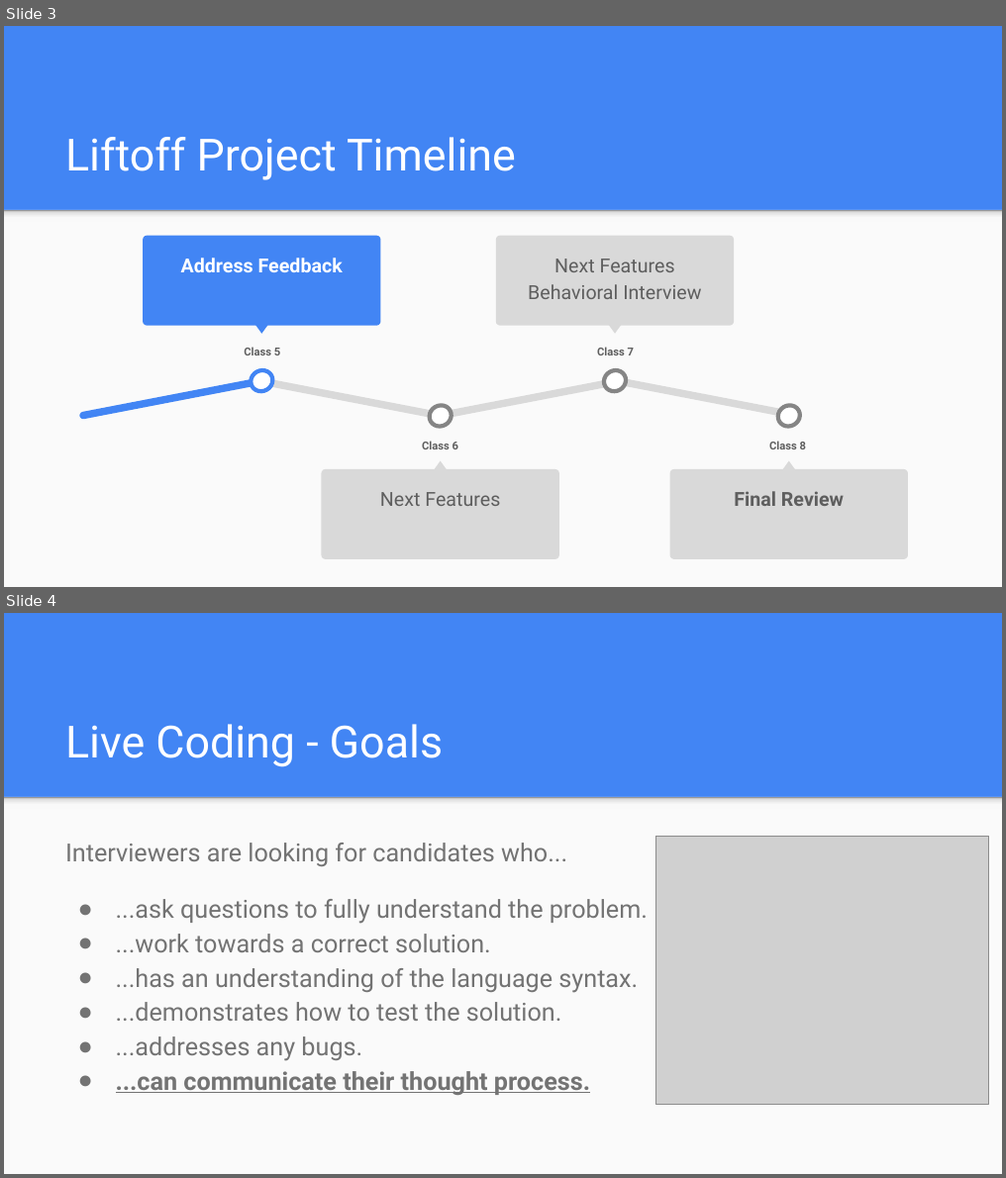
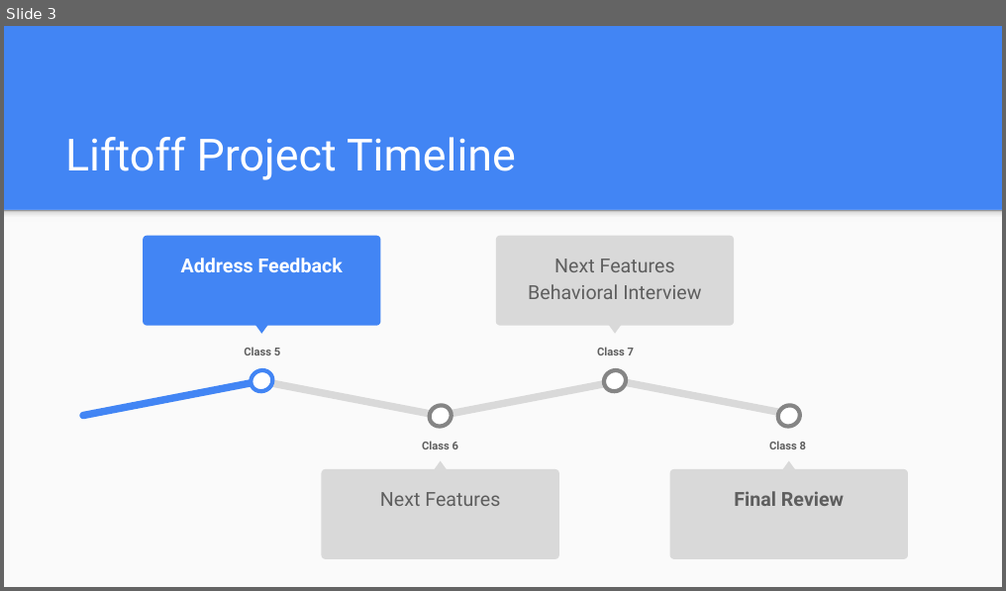
Before and after one commit to icon5585/liftoff-presentations, a slide deck: Class 5 Slides.pptx. Shown one above the other, each under a label of ours: slides 3 and 4 before the commit, slide 3 after it. The pictures are 1006x1178 and 1006x591 pixels, drawn with LibreOffice and Linux fonts; fonts in the diff are those of the drawing; grey boxes stand for pictures. Boxes give left, top, right and bottom in pixels: in the first picture for what was removed or moved away, otherwise in the second. Text is boxed around its words. In the diff, an @@ line names an element or a change of style, - is before the commit and + after.

```diff
--- a/Class 5 Slides.pptx
+++ b/Class 5 Slides.pptx
@@ slide 4 removed at bbox=[4, 613, 1002, 1174], background #4285F4; not listed: 2 template elements that a slide beside it also shows @@
@@ title removed at bbox=[65, 724, 443, 767] @@
-Live Coding - Goals
@@ text removed at bbox=[65, 843, 648, 1095] @@
-Interviewers are looking for candidates who...
-● ...ask questions to fully understand the problem.
-● ...work towards a correct solution.
-● ...has an understanding of the language syntax.
-● ...demonstrates how to test the solution.
-● ...addresses any bugs.
-● ...can communicate their thought process.
@@ picture removed at bbox=[655, 836, 988, 1104] @@
```
Also in this commit, not shown: 2 slides changed, 13 slides added, 3 other slides removed.
